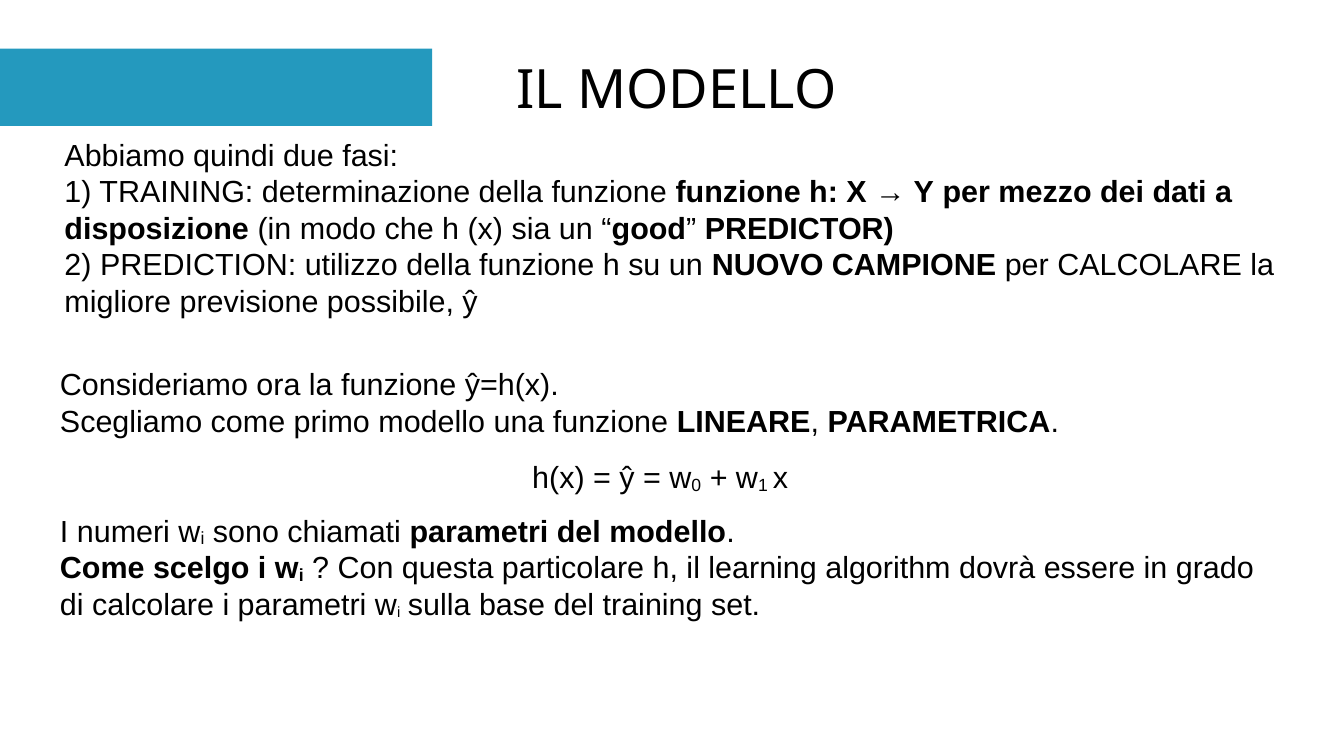
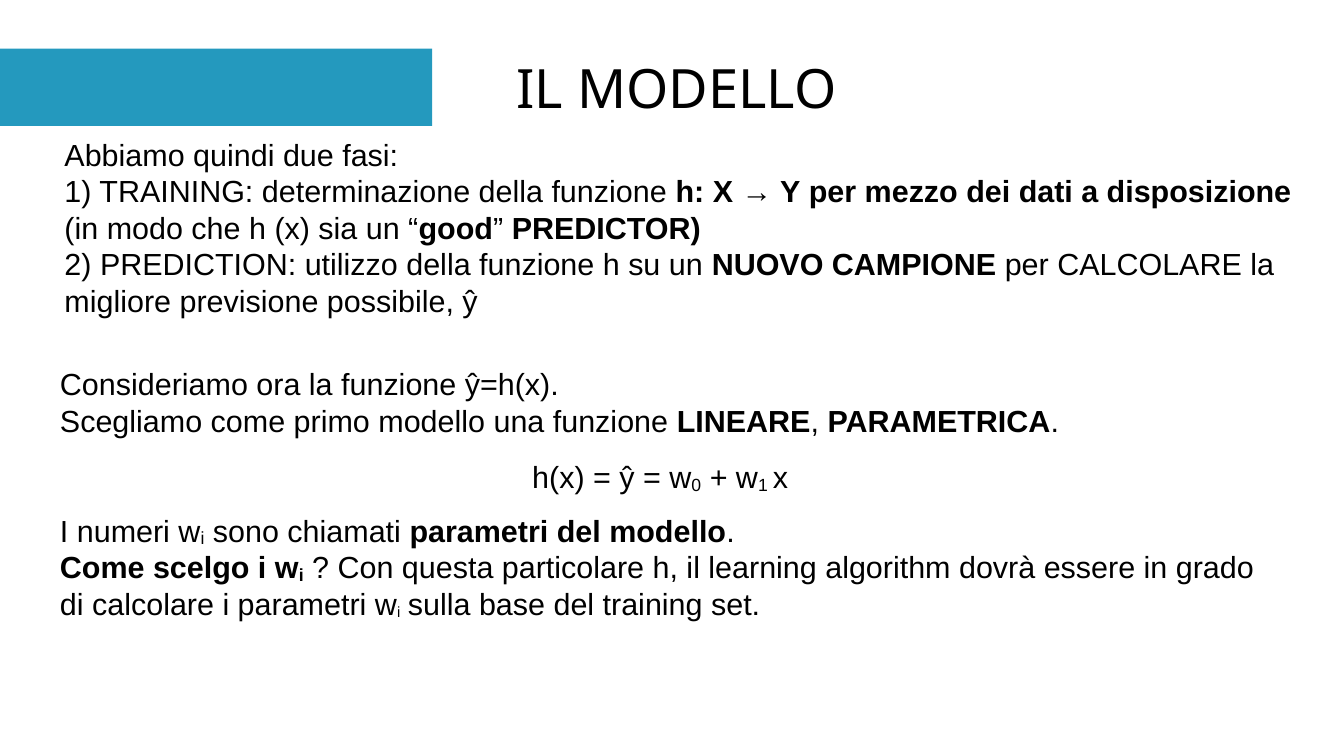
Before and after one commit to pal-dev-labs/Artificial-Intelligence-with-Python, a slide deck: slide 13 of presentazioni/AI-with-Python-lezione-8.odp. Drawn at 1344x756 pixels with LibreOffice and Linux fonts; fonts in the diff are those of the drawing. Boxes give left, top, right and bottom in pixels: in the first picture for what was removed or moved away, otherwise in the second. Text is boxed around its words. In the diff, an @@ line names an element or a change of style, - is before the commit and + after.

```diff
--- a/presentazioni/AI-with-Python-lezione-8.odp
+++ b/presentazioni/AI-with-Python-lezione-8.odp
@@ text at (64, 180, 1291, 245): text changed @@
-1) TRAINING: determinazione della funzione funzione h: X → Y per mezzo dei dati a disposizione (in modo che h (x) sia un “good” PREDICTOR)
+1) TRAINING: determinazione della funzione h: X → Y per mezzo dei dati a disposizione (in modo che h (x) sia un “good” PREDICTOR)
```
Also in this commit, not shown: 1 other slide changed, 2 slides added, 7 other files.
